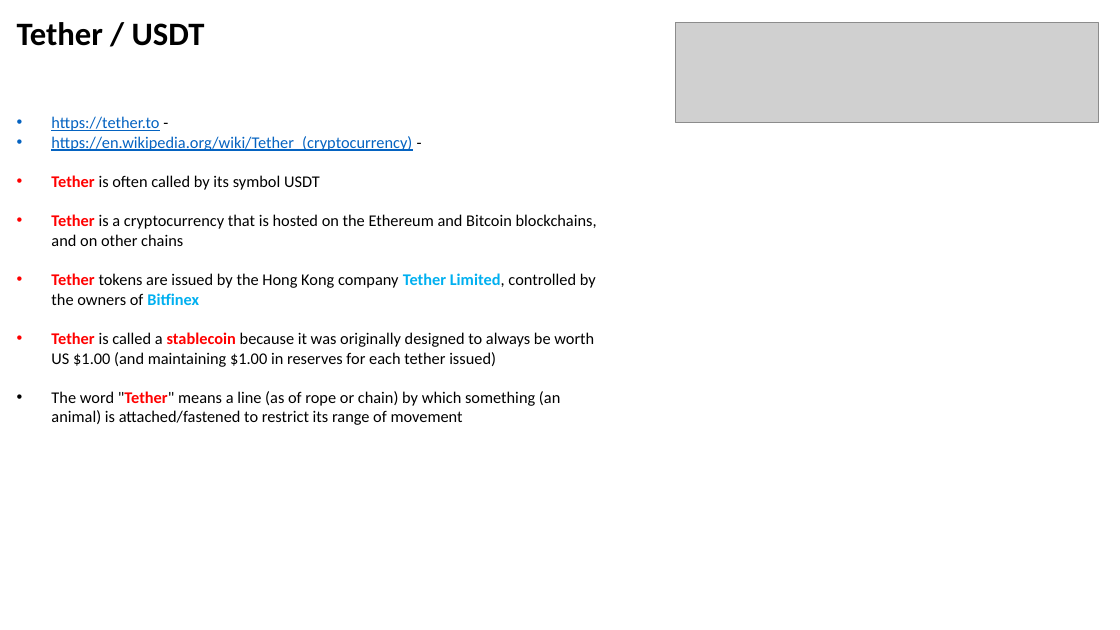
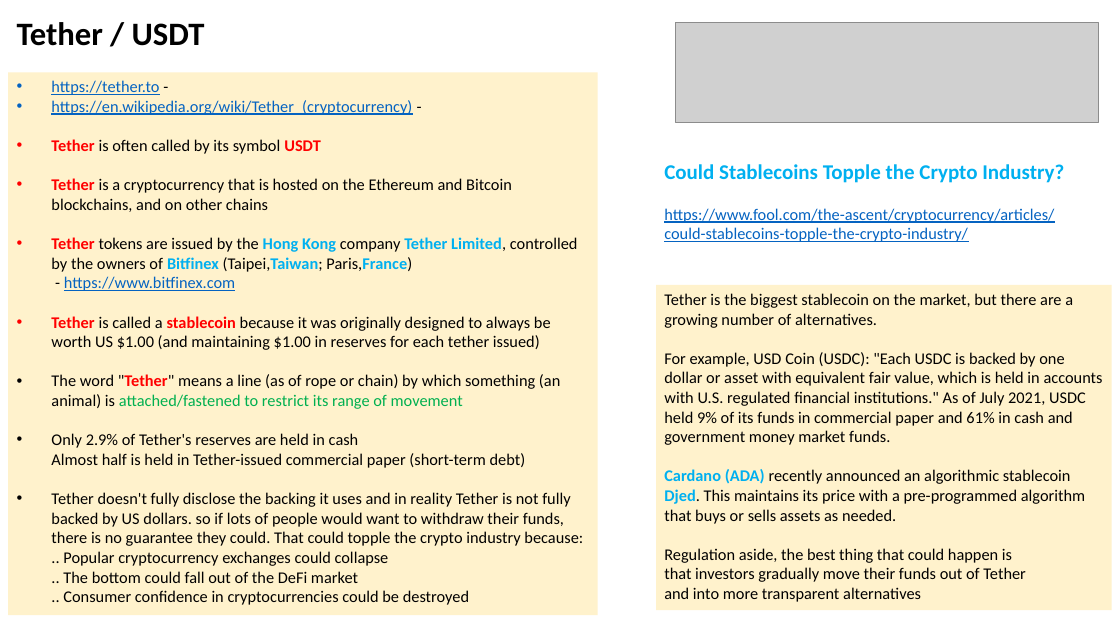
Before and after one commit to lselector/crypto, a slide deck: slide 6 of crypto_04_stable_coins.pptx. Drawn at 1120x630 pixels with LibreOffice and Linux fonts; fonts in the diff are those of the drawing; grey boxes stand for pictures. Boxes give left, top, right and bottom in pixels: in the first picture for what was removed or moved away, otherwise in the second. Text is boxed around its words. In the diff, an @@ line names an element or a change of style, - is before the commit and + after.

```diff
--- a/crypto_04_stable_coins.pptx
+++ b/crypto_04_stable_coins.pptx
@@ rectangle "https://tether.to -": place and size @@
-rectangle "https://tether.to -" at <box>51,116,597,425</box>
+rectangle "https://tether.to -" at <box>8,72,598,615</box>
@@ rectangle "https://tether.to -" at <box>8,72,598,615</box>: fill none to #FFF2CC @@
@@ text in rectangle at <box>51,139,560,409</box>: text colour #000000 to #FF0000, bold on in "USDT"; text colour #000000 to #00B050 in "attached/fastened to restrict its range of movement" @@
@@ text added at <box>664,164,1064,242</box>, 14 pt, text #0563C1, underline @@
+Could Stablecoins Topple the Crypto Industry?
+https://www.fool.com/the-ascent/cryptocurrency/articles/could-stablecoins-topple-the-crypto-industry/
@@ text in rectangle at <box>51,237,578,291</box>: text changed @@
-• Tether tokens are issued by the Hong Kong company Tether Limited, controlled by the owners of Bitfinex
+• Tether tokens are issued by the Hong Kong company Tether Limited, controlled by the owners of Bitfinex (Taipei,Taiwan; Paris,France)
+  - https://www.bitfinex.com
@@ rectangle added at <box>656,285,1112,610</box>, fill #FFF2CC, 14 pt, text #000000 @@
+Tether is the biggest stablecoin on the market, but there are a growing number of alternatives.
+For example, USD Coin (USDC): "Each USDC is backed by one dollar or asset with equivalent fair value, which is held in accounts with U.S. regulated financial institutions." As of July 2021, USDC held 9% of its funds in commercial paper and 61% in cash and government money market funds.
+Cardano (ADA) recently announced an algorithmic stablecoin Djed. This maintains its price with a pre-programmed algorithm that buys or sells assets as needed.
+Regulation aside, the best thing that could happen is
+that investors gradually move their funds out of Tether
+and into more transparent alternatives
@@ text in rectangle at <box>51,433,583,605</box>: paragraphs added @@
+• Only 2.9% of Tether's reserves are held in cash
+  Almost half is held in Tether-issued commercial paper (short-term debt)
+• Tether doesn't fully disclose the backing it uses and in reality Tether is not fully backed by US dollars. so if lots of people would want to withdraw their funds, there is no guarantee they could. That could topple the crypto industry because:
+  .. Popular cryptocurrency exchanges could collapse
+  .. The bottom could fall out of the DeFi market
+  .. Consumer confidence in cryptocurrencies could be destroyed
```
Also in this commit, not shown: 3 other slides changed, 2 slides added, 2 other files.
